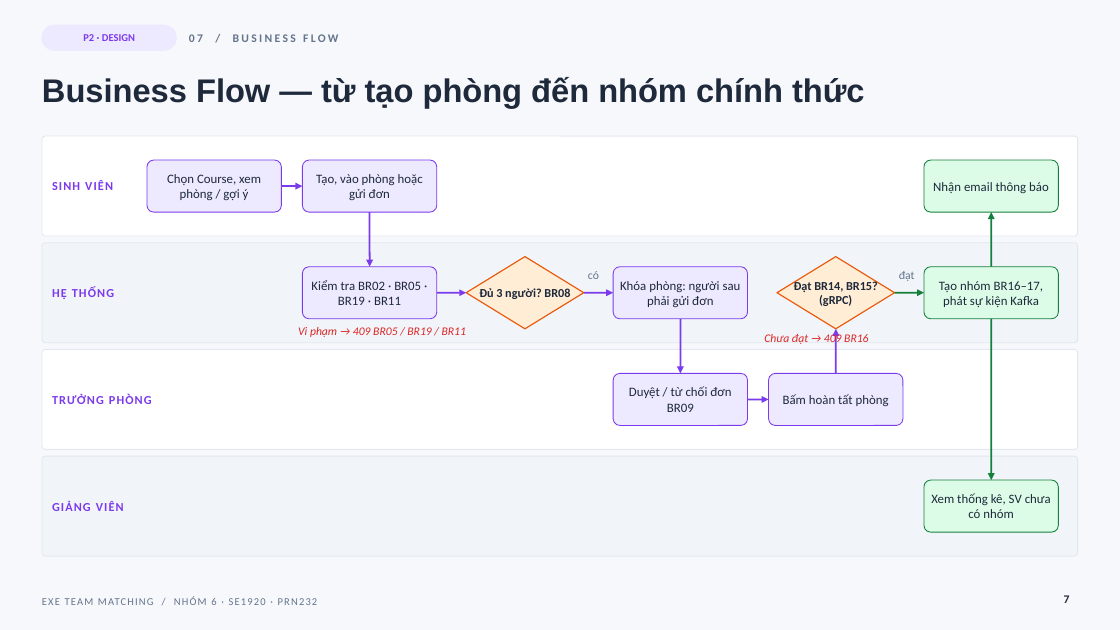
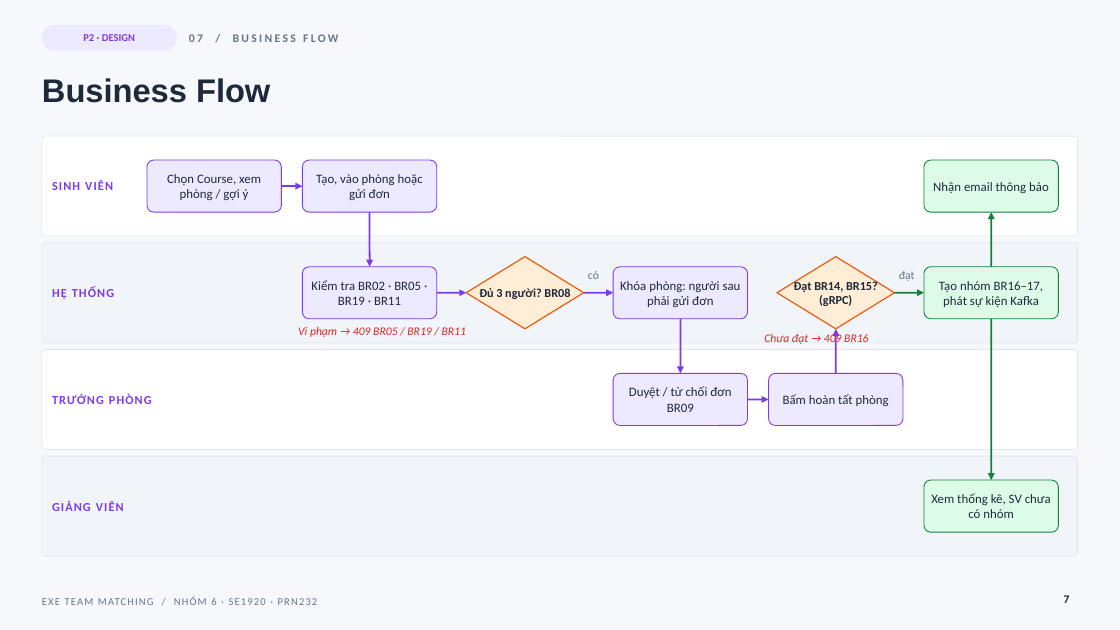
Before and after one commit to co-duong-hao/PRN232_Final, a slide deck: slide 7 of docs/slides/EXE_Team_Matching_Nhom6.pptx. Drawn at 1120x630 pixels with LibreOffice and Linux fonts; fonts in the diff are those of the drawing. Boxes give left, top, right and bottom in pixels: in the first picture for what was removed or moved away, otherwise in the second. Text is boxed around its words. In the diff, an @@ line names an element or a change of style, - is before the commit and + after.

```diff
--- a/docs/slides/EXE_Team_Matching_Nhom6.pptx
+++ b/docs/slides/EXE_Team_Matching_Nhom6.pptx
@@ title at <box>42,78,270,103</box>: text changed @@
-Business Flow — từ tạo phòng đến nhóm chính thức
+Business Flow
```
Also in this commit, not shown: 27 other slides changed, 2 other files.
